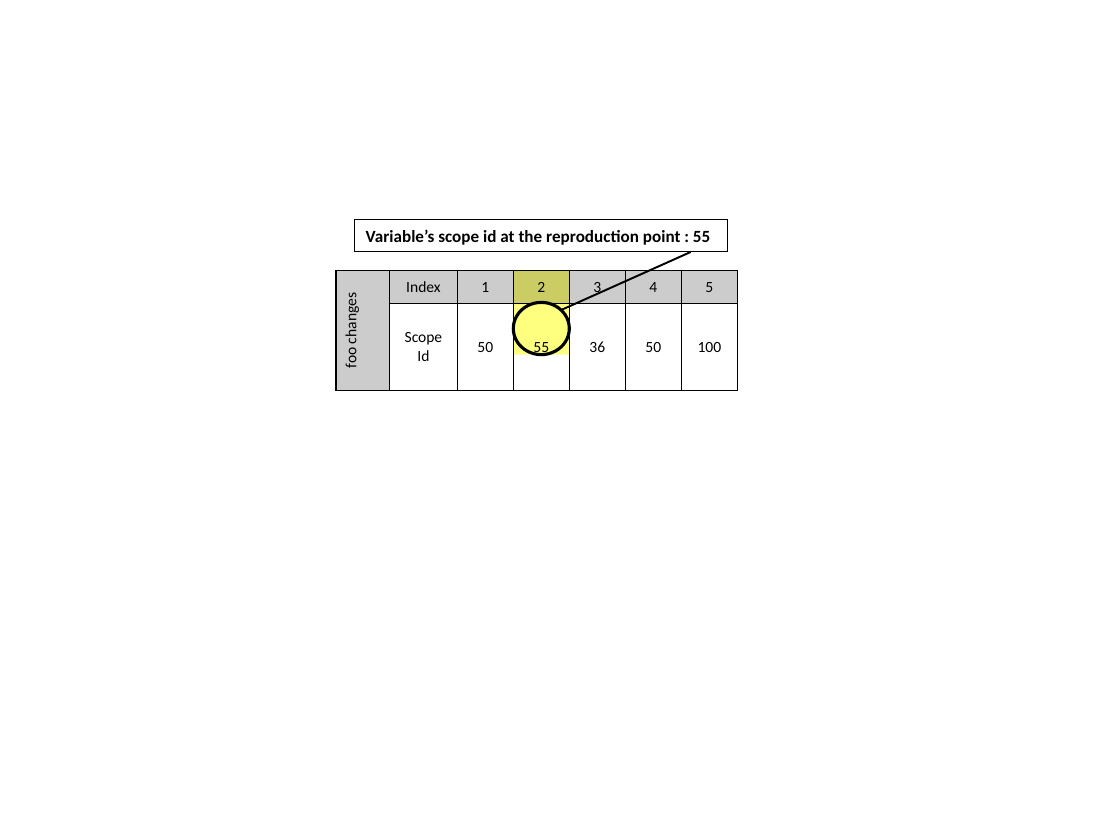
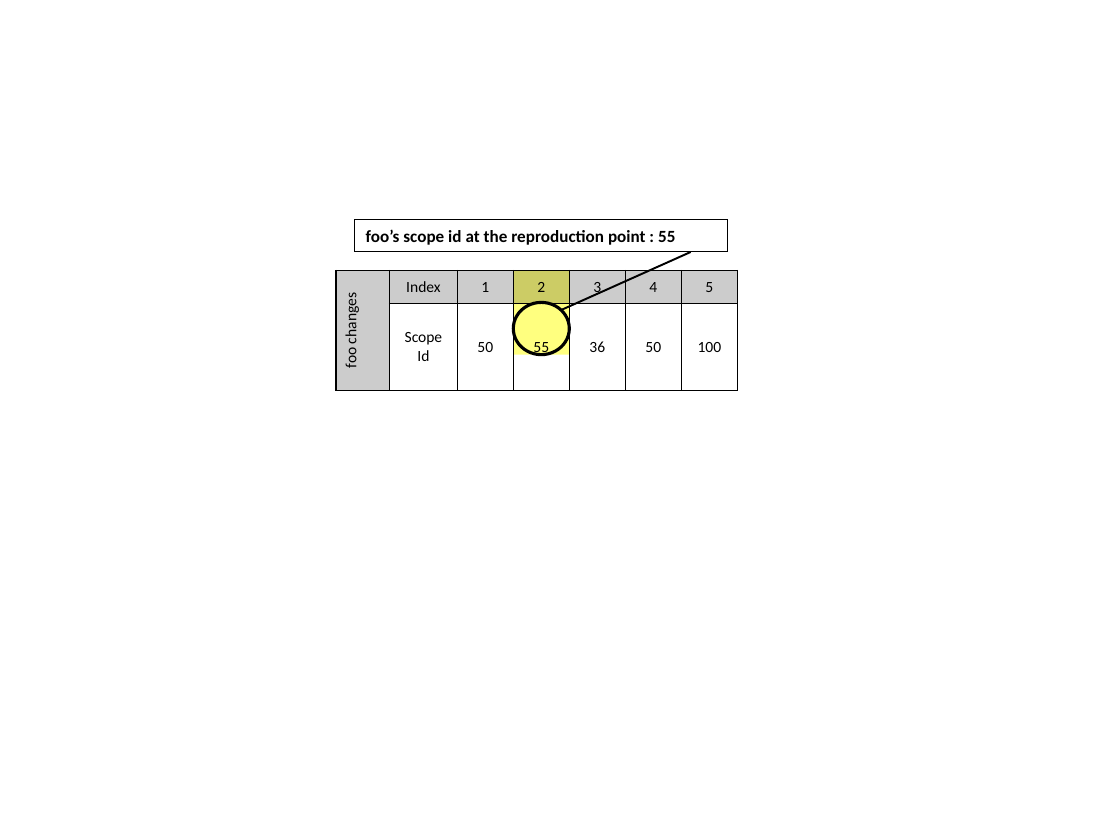
Before and after one commit to SoftwareEngineeringToolDemos/FSE-2011-Querypoint, a slide deck: slide 3 of papers/pldi2011/drawings.pptx. Drawn at 1120x840 pixels with LibreOffice and Linux fonts; fonts in the diff are those of the drawing. Boxes give left, top, right and bottom in pixels: in the first picture for what was removed or moved away, otherwise in the second. Text is boxed around its words. In the diff, an @@ line names an element or a change of style, - is before the commit and + after.

```diff
--- a/papers/pldi2011/drawings.pptx
+++ b/papers/pldi2011/drawings.pptx
@@ text in rectangle at <box>366,229,675,245</box>: text changed @@
-Variable’s scope id at the reproduction point : 55
+foo’s scope id at the reproduction point : 55
```
Also in this commit, not shown: 1 other file.
